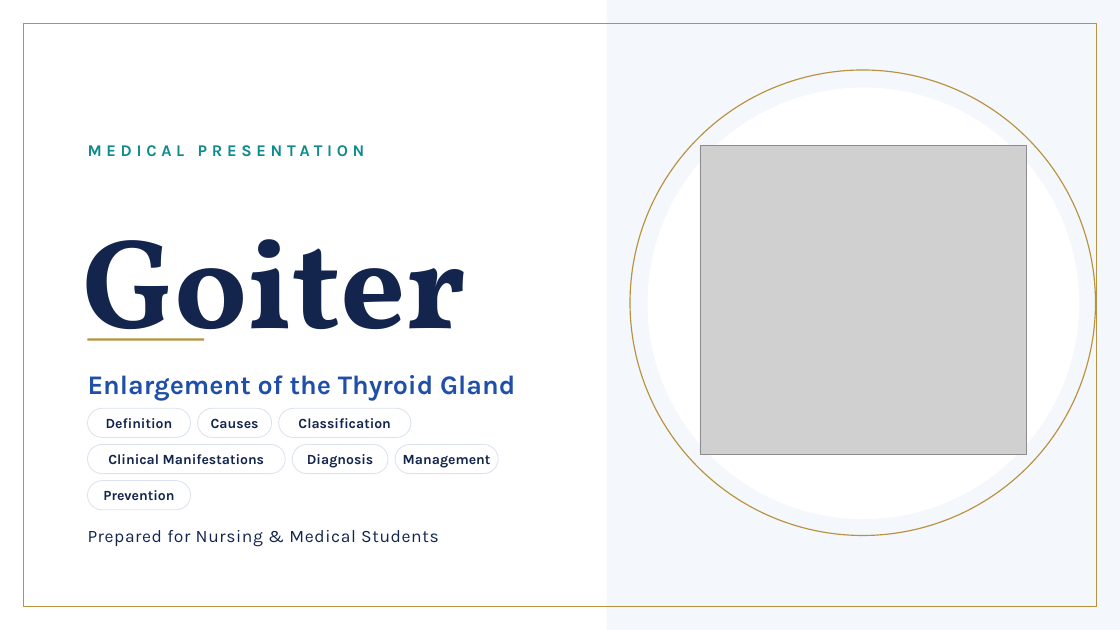
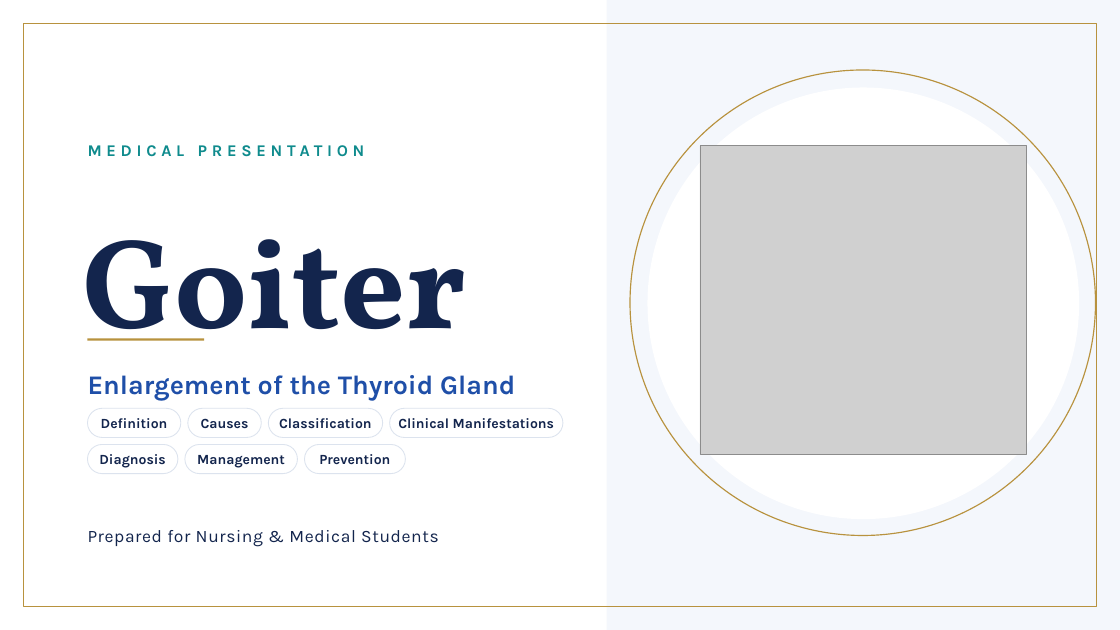
Before and after one commit to amrkarm548-ops/DSLIDES, a slide deck: slide 1 of Goiter_Presentation.pptx. Drawn at 1120x630 pixels with LibreOffice and Linux fonts; fonts in the diff are those of the drawing; grey boxes stand for pictures. Boxes give left, top, right and bottom in pixels: in the first picture for what was removed or moved away, otherwise in the second. Text is boxed around its words. In the diff, an @@ line names an element or a change of style, - is before the commit and + after.

Commit message:
Fix text overflow: real-font text measurement, shrink-to-fit text frames, one-line font scaling

```diff
--- a/Goiter_Presentation.pptx
+++ b/Goiter_Presentation.pptx
@@ text "Definition": place and size @@
-text "Definition" at (106, 418, 173, 428)
+text "Definition" at (101, 418, 168, 428)
@@ rounded rectangle: place and size @@
-rounded rectangle at (87, 408, 191, 438)
+rounded rectangle at (87, 408, 181, 438)
@@ text "Causes": place and size @@
-text "Causes" at (211, 418, 259, 428)
+text "Causes" at (201, 418, 249, 428)
@@ rounded rectangle: place and size @@
-rounded rectangle at (197, 408, 271, 438)
+rounded rectangle at (188, 408, 261, 438)
@@ text "Classification": place and size @@
-text "Classification" at (298, 418, 391, 428)
+text "Classification" at (279, 418, 372, 428)
@@ rounded rectangle: place and size @@
-rounded rectangle at (279, 408, 411, 438)
+rounded rectangle at (268, 408, 382, 438)
@@ text "Clinical Manifestations": place and size @@
-text "Clinical Manifestations" at (108, 454, 264, 464)
+text "Clinical Manifestations" at (398, 418, 554, 428)
@@ rounded rectangle: place and size @@
-rounded rectangle at (87, 444, 285, 474)
+rounded rectangle at (390, 408, 563, 438)
@@ text "Diagnosis": place and size @@
-text "Diagnosis" at (307, 454, 373, 468)
+text "Diagnosis" at (99, 454, 165, 468)
@@ rounded rectangle: place and size @@
-rounded rectangle at (292, 444, 388, 474)
+rounded rectangle at (87, 444, 178, 474)
@@ text "Management": place and size @@
-text "Management" at (403, 455, 491, 468)
+text "Management" at (197, 455, 285, 468)
@@ rounded rectangle: place and size @@
-rounded rectangle at (395, 444, 498, 474)
+rounded rectangle at (185, 444, 297, 474)
@@ text "Prevention": place and size @@
-text "Prevention" at (103, 490, 174, 500)
+text "Prevention" at (319, 454, 390, 464)
@@ rounded rectangle: place and size @@
-rounded rectangle at (87, 481, 191, 510)
+rounded rectangle at (304, 444, 405, 474)
```
Also in this commit, not shown: 15 other slides changed.
